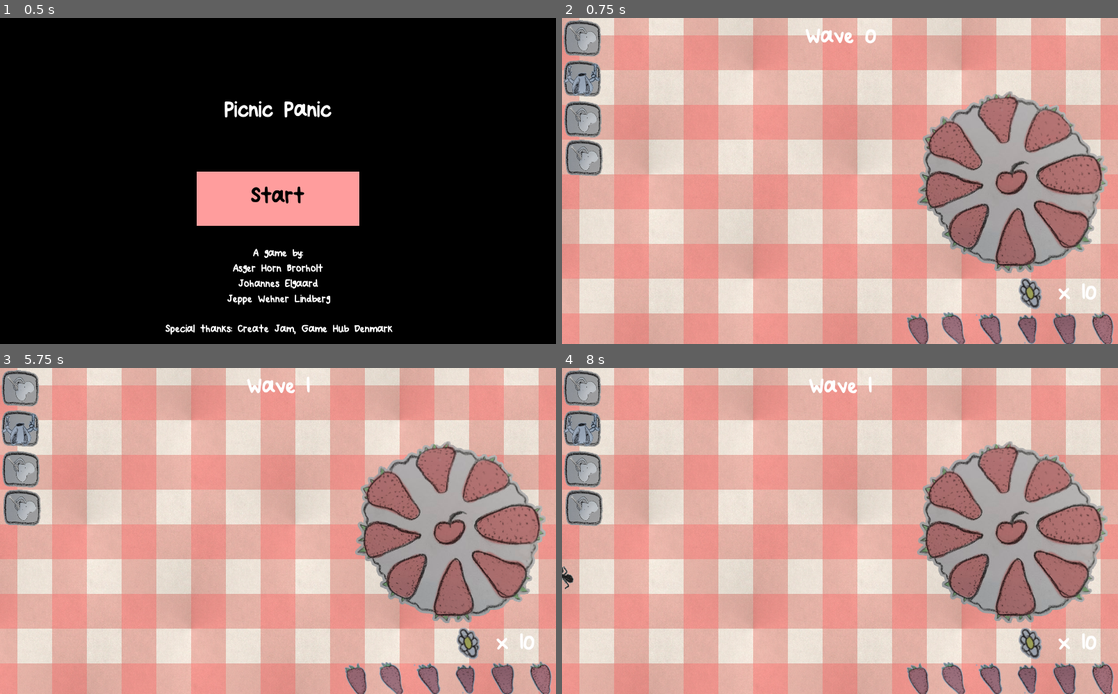
Above: before the commit, frames 1-4 (two rows, left to right).
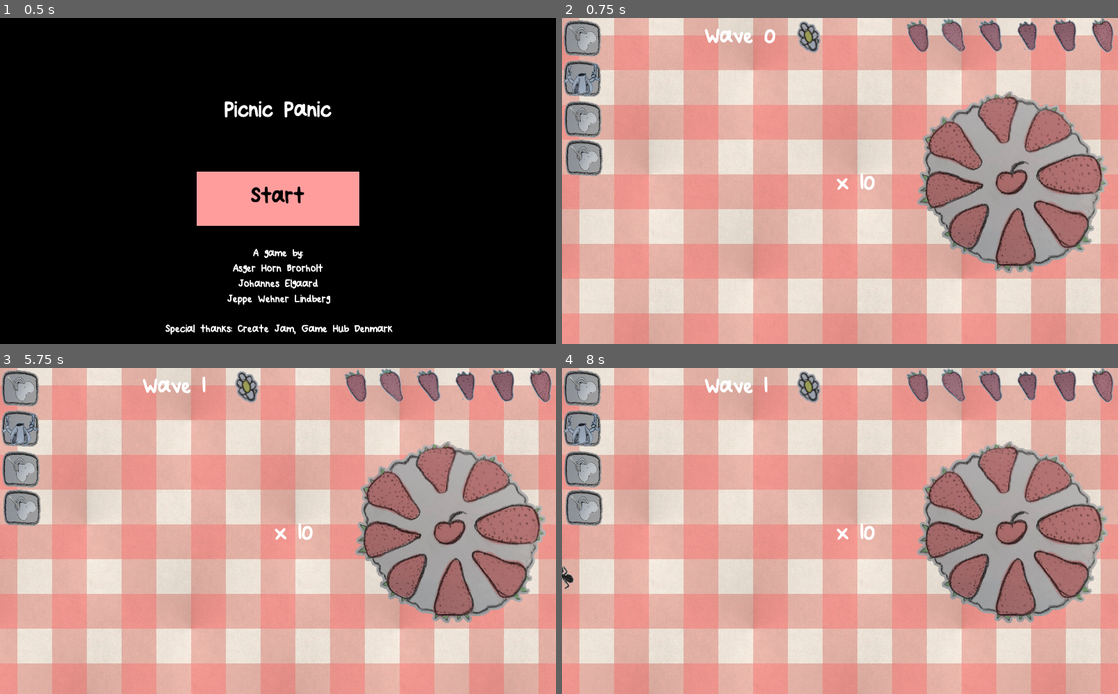
Above: after the commit, the same moments.

Repository: JeppeLindberg/Picnic
Game: Godot game, scene res://Scenes/TitleScreen.tscn
The game is run twice, just before and just after one commit, with the same random seed, the same clock (stepped at 60 frames per second) and the same inputs.
Inputs (mouse positions are in pixels of both pictures, inside the frame that each line leads up to):
- Up to frame 1 (0.5 s): no input
- Up to frame 2 (0.75 s): click "Start" at 0.5 s
- Up to frame 3 (5.75 s): tap Enter at 1.25, 2.75, 4.25 s; move the mouse to (400, 514) at 1.27 s; click (400, 514) at 1.42 s; tap Space at 2, 3.5, 5 s; move the mouse to (166, 547) at 2.02 s; click (166, 547) at 2.17 s; move the mouse to (333, 459) at 2.77 s; click (333, 459) at 2.92 s; move the mouse to (250, 596) at 3.52 s; click (250, 596) at 3.67 s; move the mouse to (444, 579) at 4.27 s; click (444, 579) at 4.42 s; move the mouse to (111, 482) at 5.02 s; click (111, 482) at 5.17 s
- Up to frame 4 (8 s): move the mouse to (867, 531) at 5.77 s; click (867, 531) at 5.92 s; move the mouse to (756, 449) at 6.52 s; click (756, 449) at 6.67 s; move the mouse to (962, 514) at 7.27 s; click (962, 514) at 7.42 s

Frame 1 is identical in both runs. In frame 2, 4.6% of the frame differs, in the area x 25-100%, y 0-100%; in frame 3, 4.5%; in frame 4, 4.5%.

Commit message:
Gui state

Diff:
--- a/Scenes/MainScene.tscn
+++ b/Scenes/MainScene.tscn
@@ -59,36 +59,41 @@
 margin_right = 1023.0
 margin_bottom = 64.0
 
+[node name="Panel" type="Panel" parent="GUI/Top/WaveContainer"]
+modulate = Color( 1, 1, 1, 0 )
+margin_right = 256.0
+margin_bottom = 64.0
+rect_min_size = Vector2( 256, 0 )
+
 [node name="Label" type="Label" parent="GUI/Top/WaveContainer"]
+margin_left = 260.0
 margin_right = 1023.0
 margin_bottom = 64.0
 rect_min_size = Vector2( 132, 64 )
 size_flags_horizontal = 3
 theme = ExtResource( 10 )
 text = "Wave 0"
-align = 1
 valign = 2
 
-[node name="RightBottom" type="VBoxContainer" parent="GUI"]
+[node name="RightBottom" type="HBoxContainer" parent="GUI"]
 margin_right = 1023.0
 margin_bottom = 604.0
 alignment = 2
 
 [node name="MoneyContainer" type="HBoxContainer" parent="GUI/RightBottom"]
-margin_top = 472.0
-margin_right = 1023.0
-margin_bottom = 536.0
+margin_left = 423.0
+margin_right = 615.0
+margin_bottom = 64.0
 alignment = 2
 
 [node name="Money" type="TextureRect" parent="GUI/RightBottom/MoneyContainer"]
-margin_left = 831.0
-margin_right = 887.0
+margin_right = 56.0
 margin_bottom = 64.0
 texture = ExtResource( 2 )
 
 [node name="Label" type="Label" parent="GUI/RightBottom/MoneyContainer"]
-margin_left = 891.0
-margin_right = 1023.0
+margin_left = 60.0
+margin_right = 192.0
 margin_bottom = 64.0
 rect_min_size = Vector2( 132, 64 )
 theme = ExtResource( 10 )
@@ -96,45 +101,44 @@
 valign = 2
 
 [node name="HealthContainer" type="HBoxContainer" parent="GUI/RightBottom"]
-margin_top = 540.0
+margin_left = 619.0
 margin_right = 1023.0
 margin_bottom = 604.0
 alignment = 2
 
 [node name="Health1" type="TextureRect" parent="GUI/RightBottom/HealthContainer"]
-margin_left = 619.0
-margin_right = 683.0
-margin_bottom = 64.0
+margin_right = 64.0
+margin_bottom = 604.0
 texture = ExtResource( 7 )
 
 [node name="Health2" type="TextureRect" parent="GUI/RightBottom/HealthContainer"]
-margin_left = 687.0
-margin_right = 751.0
-margin_bottom = 64.0
+margin_left = 68.0
+margin_right = 132.0
+margin_bottom = 604.0
 texture = ExtResource( 14 )
 
 [node name="Health3" type="TextureRect" parent="GUI/RightBottom/HealthContainer"]
-margin_left = 755.0
-margin_right = 819.0
-margin_bottom = 64.0
+margin_left = 136.0
+margin_right = 200.0
+margin_bottom = 604.0
 texture = ExtResource( 16 )
 
 [node name="Health4" type="TextureRect" parent="GUI/RightBottom/HealthContainer"]
-margin_left = 823.0
-margin_right = 887.0
-margin_bottom = 64.0
+margin_left = 204.0
+margin_right = 268.0
+margin_bottom = 604.0
 texture = ExtResource( 17 )
 
 [node name="Health5" type="TextureRect" parent="GUI/RightBottom/HealthContainer"]
-margin_left = 891.0
-margin_right = 955.0
-margin_bottom = 64.0
+margin_left = 272.0
+margin_right = 336.0
+margin_bottom = 604.0
 texture = ExtResource( 18 )
 
 [node name="Health6" type="TextureRect" parent="GUI/RightBottom/HealthContainer"]
-margin_left = 959.0
-margin_right = 1023.0
-margin_bottom = 64.0
+margin_left = 340.0
+margin_right = 404.0
+margin_bottom = 604.0
 texture = ExtResource( 15 )
 
 [node name="InputManager" type="Node2D" parent="."]
